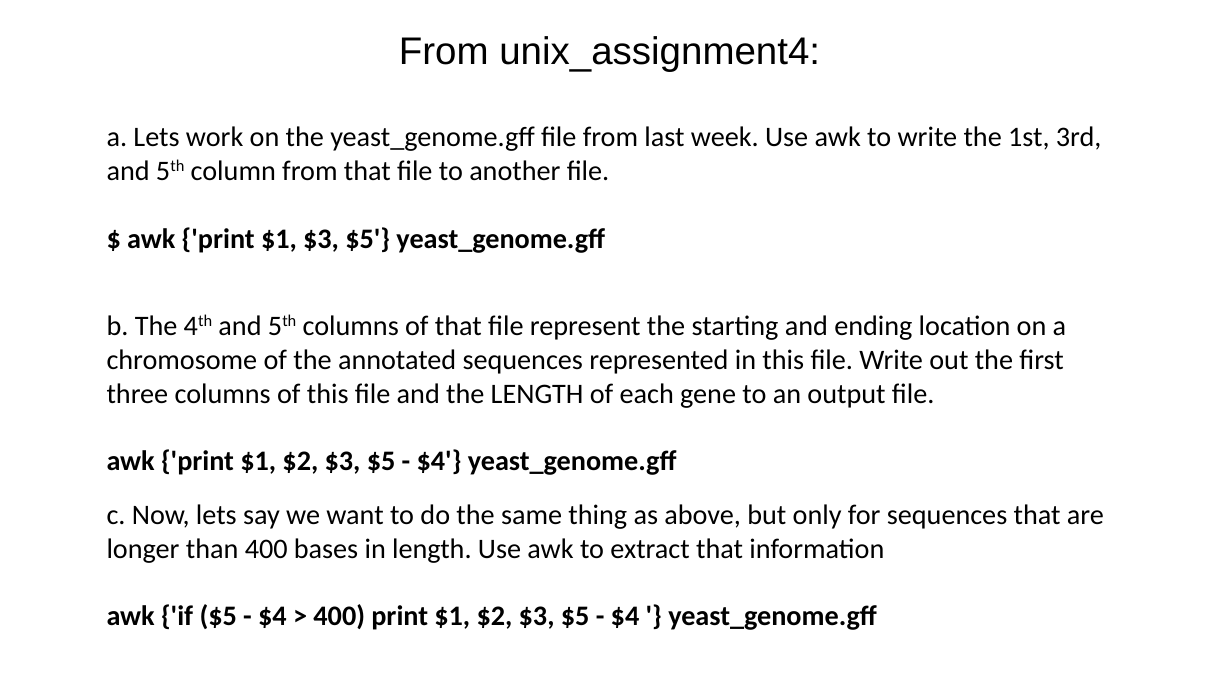
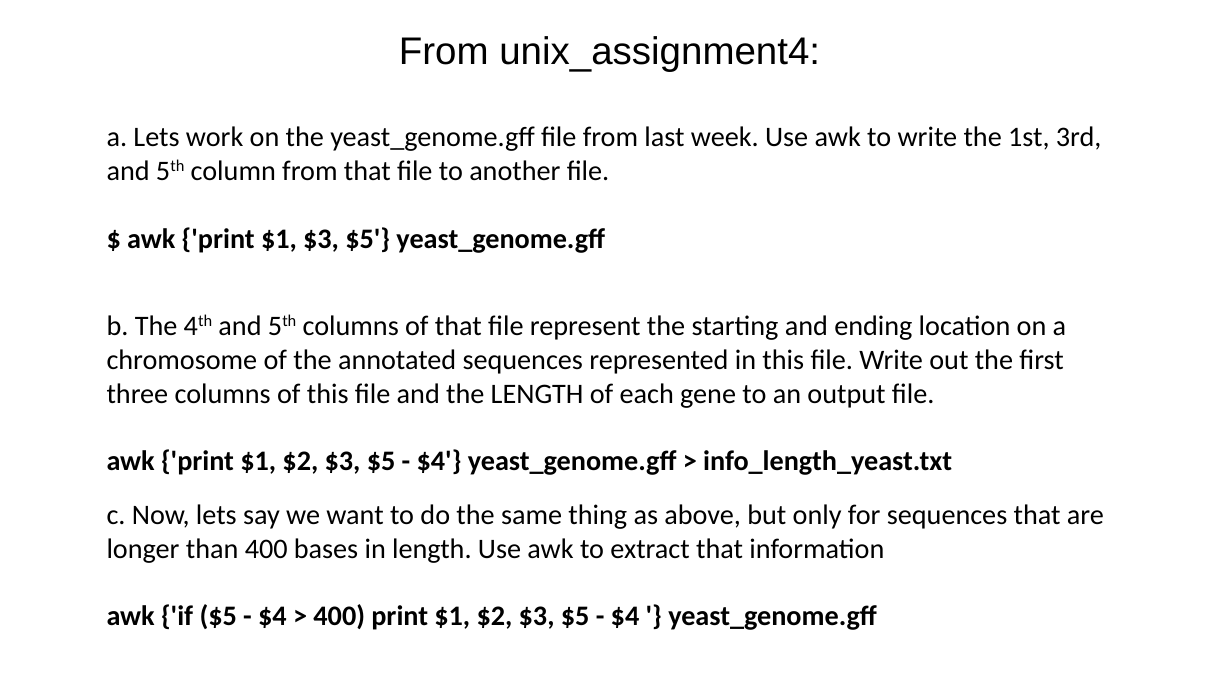
Before and after one commit to tparchman/F23_BIOL792, a slide deck: slide 2 of week5/week5_chap7_python_first_steps.pptx. Drawn at 1232x693 pixels with LibreOffice and Linux fonts; fonts in the diff are those of the drawing. Boxes give left, top, right and bottom in pixels: in the first picture for what was removed or moved away, otherwise in the second. Text is boxed around its words. In the diff, an @@ line names an element or a change of style, - is before the commit and + after.

```diff
--- a/week5/week5_chap7_python_first_steps.pptx
+++ b/week5/week5_chap7_python_first_steps.pptx
@@ text at (107,449,952,475): text changed @@
-awk {'print $1, $2, $3, $5 - $4'} yeast_genome.gff
+awk {'print $1, $2, $3, $5 - $4'} yeast_genome.gff > info_length_yeast.txt
```
Also in this commit, not shown: 5 other slides changed, 1 other file.
